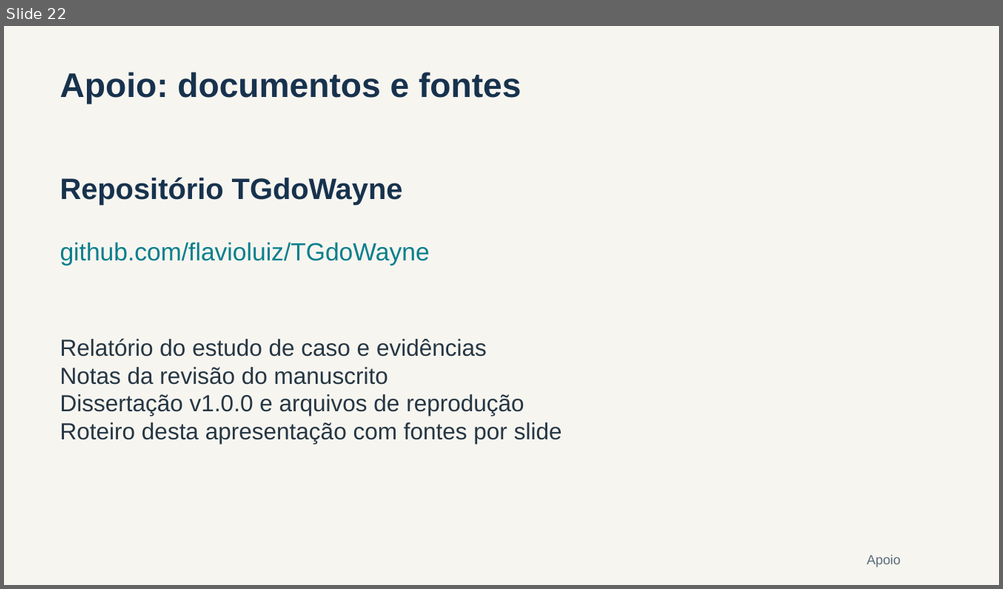
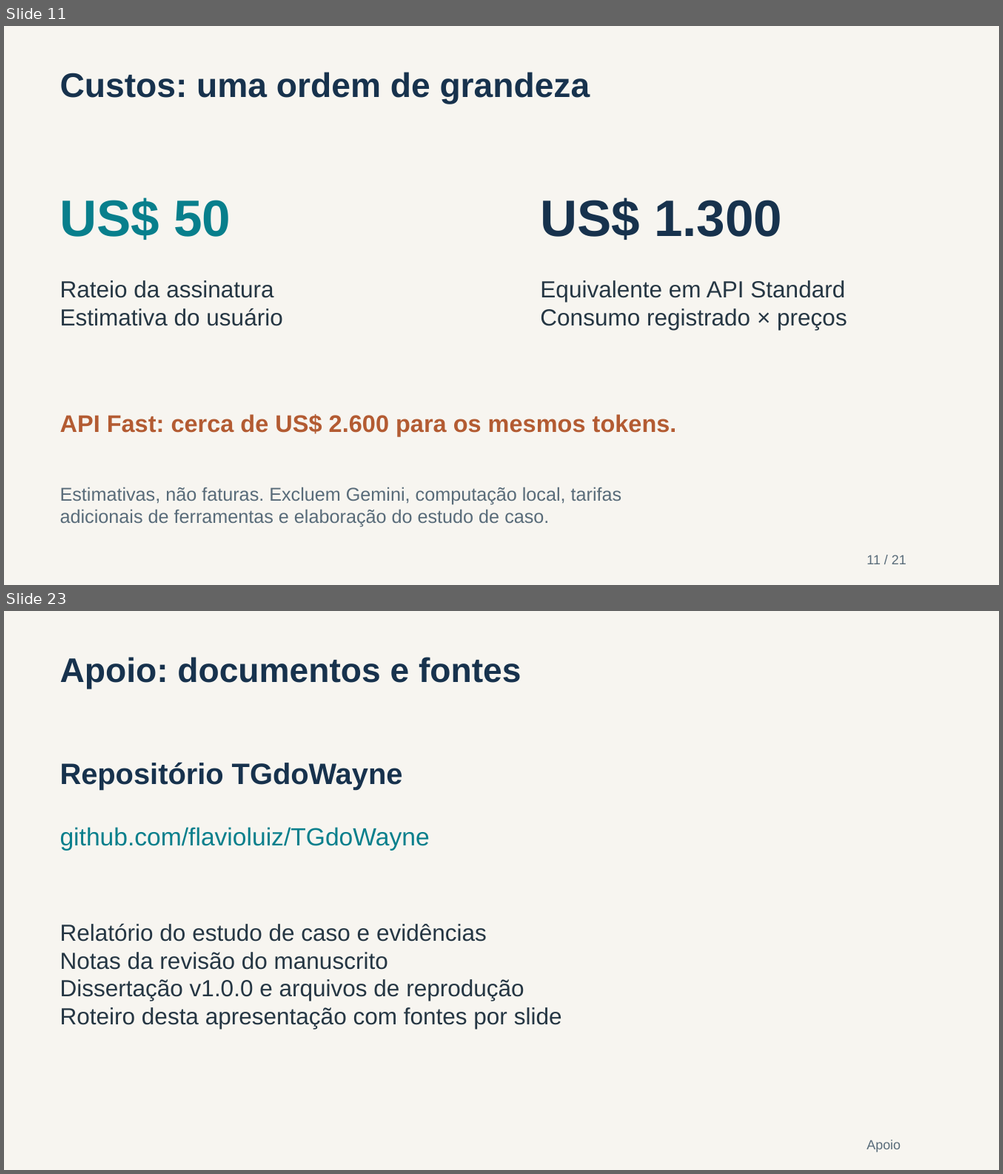
Before and after one commit to flavioluiz/TGdoWayne, a slide deck: presentations/experimento/experimento_codex.pptx. Shown one above the other, each under a label of ours: slide 22 before the commit, slides 11 and 23 after it; the slides between them are not shown. The pictures are 1003x589 and 1003x1174 pixels, drawn with LibreOffice and Linux fonts; fonts in the diff are those of the drawing. Boxes give left, top, right and bottom in pixels: in the first picture for what was removed or moved away, otherwise in the second. Text is boxed around its words. In the diff, an @@ line names an element or a change of style, - is before the commit and + after.

Commit message:
docs: inclui estimativas de custo no relatorio e na apresentacao

```diff
--- a/presentations/experimento/experimento_codex.pptx
+++ b/presentations/experimento/experimento_codex.pptx
@@ slide 11 added at box(4, 26, 999, 585), background #F7F5F0 @@
@@ text added at box(60, 72, 590, 104), 33 pt, text #17324D, bold @@
+Custos: uma ordem de grandeza
@@ text added at box(60, 198, 230, 240), 49.5 pt, text #087F8C, bold @@
+US$ 50
@@ text added at box(540, 198, 782, 240), 49.5 pt, text #17324D, bold @@
+US$ 1.300
@@ text added at box(60, 281, 282, 326), 22.5 pt, text #253643 @@
+Rateio da assinatura
+Estimativa do usuário
@@ text added at box(540, 281, 847, 330), 22.5 pt, text #253643 @@
+Equivalente em API Standard
+Consumo registrado × preços
@@ text added at box(60, 414, 677, 437), 23.2 pt, text #B35B32, bold @@
+API Fast: cerca de US$ 2.600 para os mesmos tokens.
@@ text added at box(60, 488, 622, 528), 18 pt, text #586B79 @@
+Estimativas, não faturas. Excluem Gemini, computação local, tarifas
+adicionais de ferramentas e elaboração do estudo de caso.
@@ text added at box(866, 555, 906, 565), 12.8 pt, text #586B79 @@
+11 / 21
@@ what was slide 22 is now slide 23 @@
```
Also in this commit, not shown: 21 slides changed, 12 other files.
